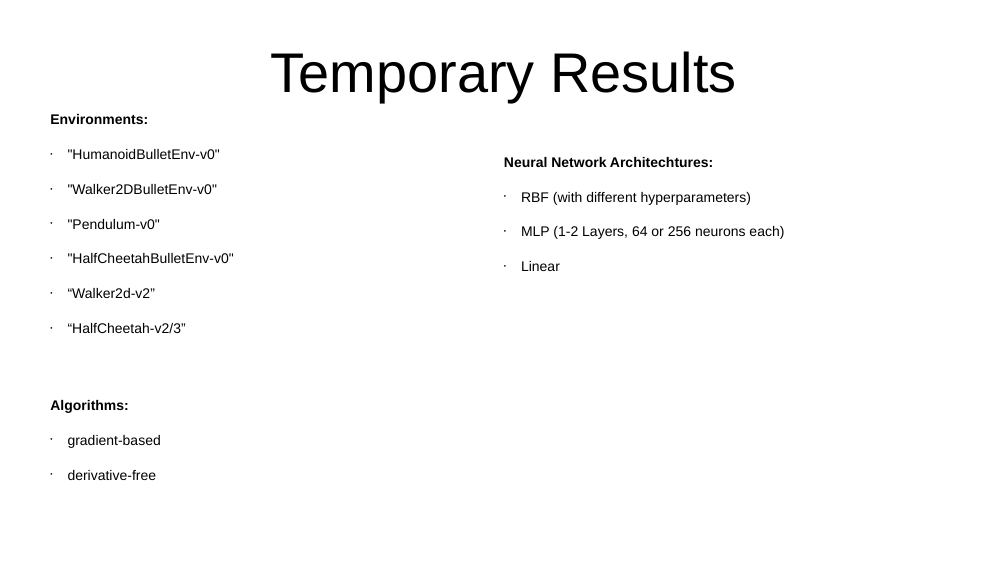
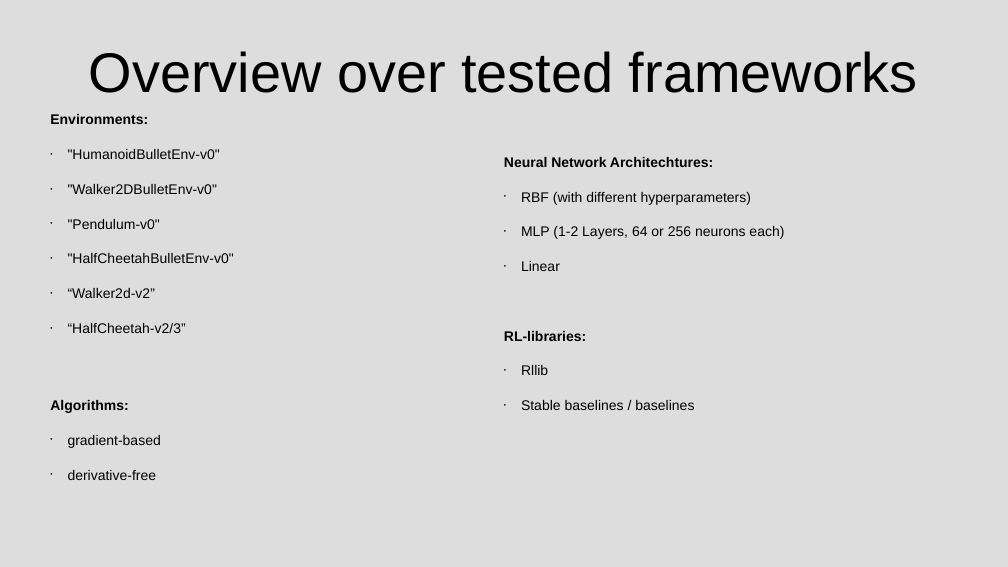
Before and after one commit to sgillen/seagul, a slide deck: slide 1 of seagul/rllib/rllib_with_rbf/Temporary_Results.pptx. Drawn at 1008x567 pixels with LibreOffice and Linux fonts; fonts in the diff are those of the drawing. Boxes give left, top, right and bottom in pixels: in the first picture for what was removed or moved away, otherwise in the second. Text is boxed around its words. In the diff, an @@ line names an element or a change of style, - is before the commit and + after.

```diff
--- a/seagul/rllib/rllib_with_rbf/Temporary_Results.pptx
+++ b/seagul/rllib/rllib_with_rbf/Temporary_Results.pptx
@@ background #FFFFFF to #BFBFBF at 53% opacity @@
@@ title at <box>89,51,918,93</box>: text changed @@
-Temporary Results
+Overview over tested frameworks
@@ subtitle at <box>504,331,694,410</box>: paragraphs added @@
+RL-libraries:
+• Rllib
+• Stable baselines / baselines
```
Also in this commit, not shown: 17 other slides changed, 7 slides added, 1 slide removed.
